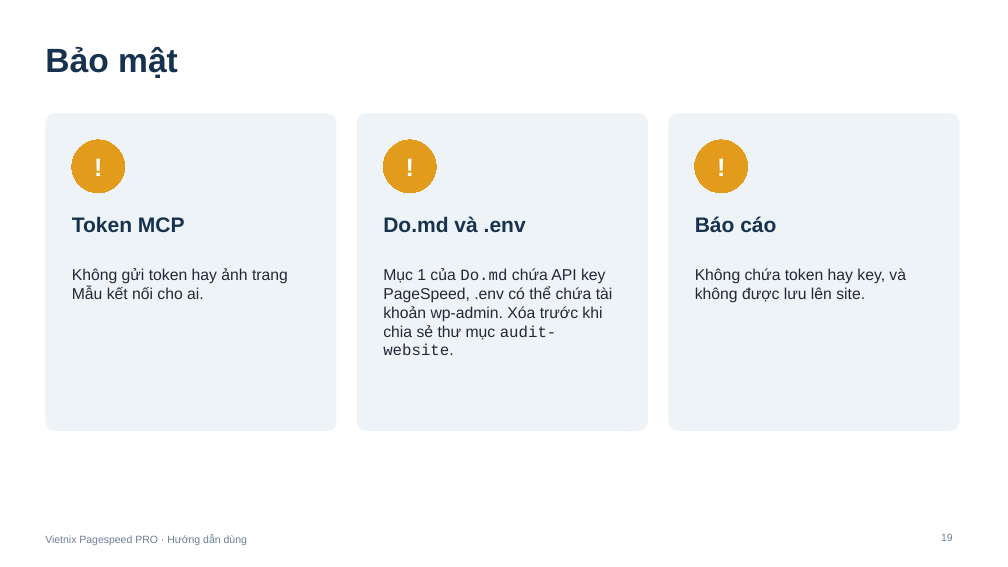
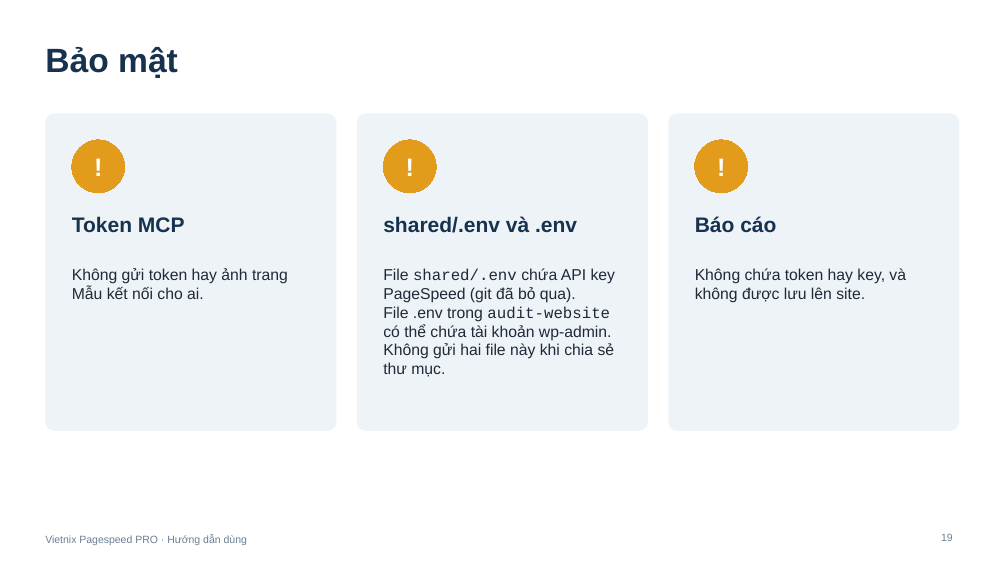
Before and after one commit to SohmaLi/Web-Pagespeed, a slide deck: slide 19 of audit-website/HUONG-DAN.pptx. Drawn at 1008x567 pixels with LibreOffice and Linux fonts; fonts in the diff are those of the drawing. Boxes give left, top, right and bottom in pixels: in the first picture for what was removed or moved away, otherwise in the second. Text is boxed around its words. In the diff, an @@ line names an element or a change of style, - is before the commit and + after.

Commit message:
Add new scripts for PageSpeed Insights and MCP integration
- Implemented mcp-call.py for JSON-RPC calls to the vietnix-pagespeed MCP server.
- Created measure-run.js to perform measurement passes for PageSpeed Insights and Chrome loads.
- Added psi-api.sh for executing PageSpeed Insights API requests and saving results as JSON.
- Developed psi-rounds.sh to run multiple PSI API rounds for specified URLs and devices.
- Introduced rm-network-rows.py to clean up unnecessary rows from Word reports generated by fill-status-docx.py.
- Added vietnix-pagespeed-bridge.mjs for handling communication with the MCP server using WebSocket.

```diff
--- a/audit-website/HUONG-DAN.pptx
+++ b/audit-website/HUONG-DAN.pptx
@@ text at (x1=383, y1=216, x2=577, y2=233): text changed @@
-Do.md và .env
+shared/.env và .env
@@ text at (x1=383, y1=268, x2=615, y2=377): text changed @@
-Mục 1 của Do.md chứa API key PageSpeed, .env có thể chứa tài khoản wp-admin. Xóa trước khi chia sẻ thư mục audit-website.
+File shared/.env chứa API key PageSpeed (git đã bỏ qua). File .env trong audit-website có thể chứa tài khoản wp-admin. Không gửi hai file này khi chia sẻ thư mục.
```
Also in this commit, not shown: 2 other slides changed, 35 other files.
